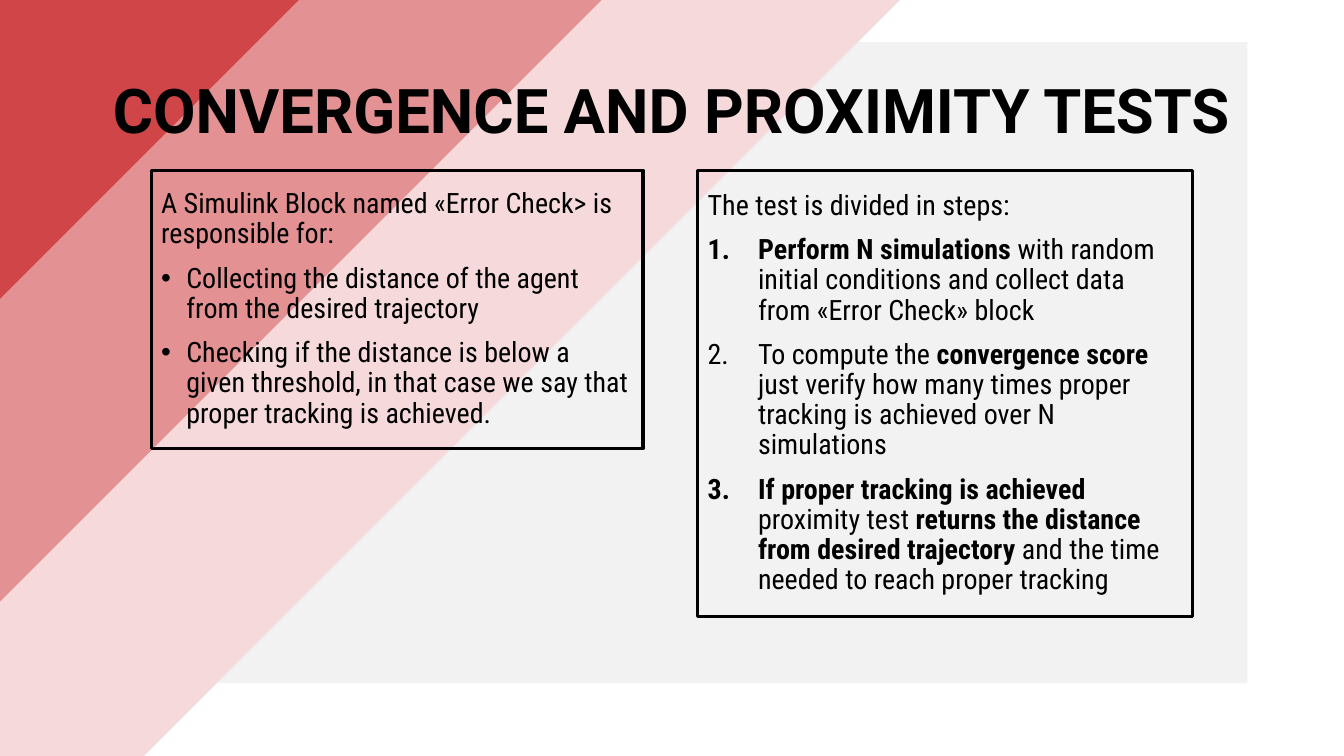
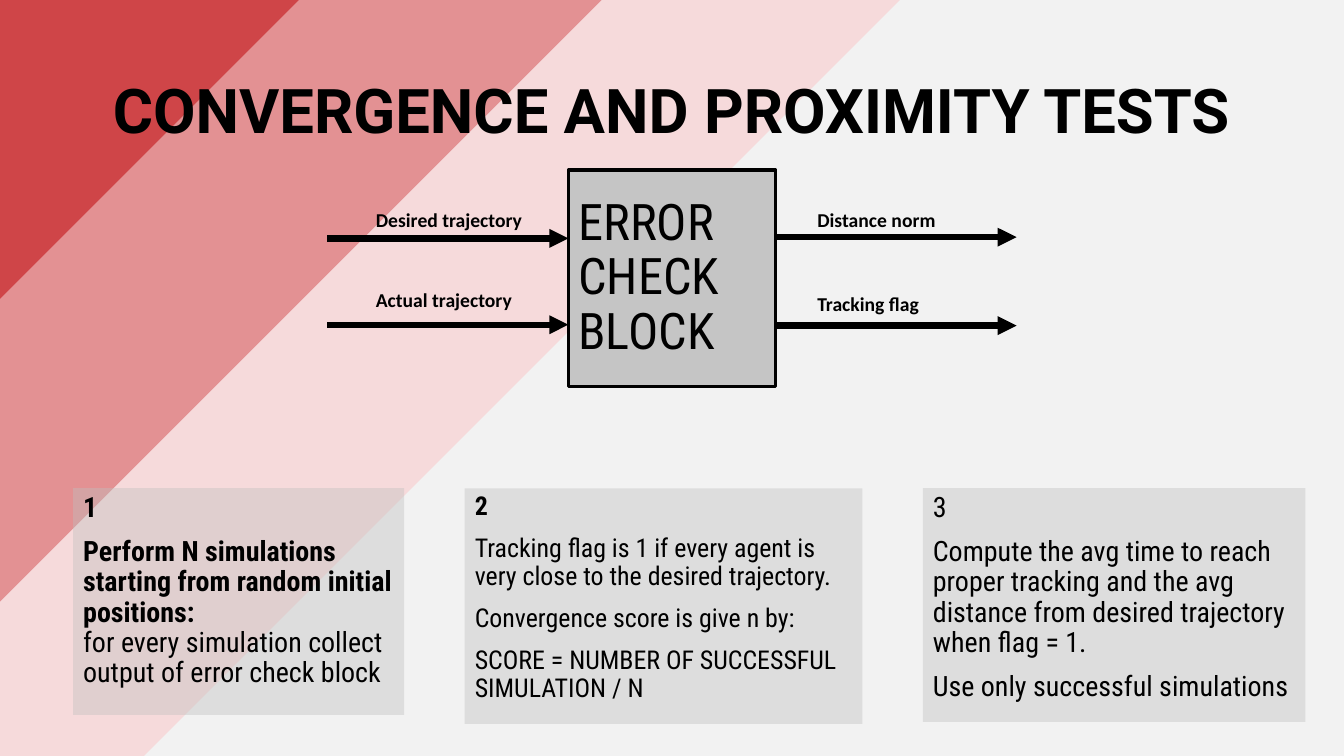
Before and after one commit to PippoGot/R-C2, a slide deck: slide 12 of documentation/presentation.pptx (slide 11 before the commit). Drawn at 1344x756 pixels with LibreOffice and Linux fonts; fonts in the diff are those of the drawing. Boxes give left, top, right and bottom in pixels: in the first picture for what was removed or moved away, otherwise in the second. Text is boxed around its words. In the diff, an @@ line names an element or a change of style, - is before the commit and + after.

Commit message:
new style !!!

```diff
--- a/documentation/presentation.pptx
+++ b/documentation/presentation.pptx
@@ rectangle resized from (x1=97, y1=42, x2=1248, y2=684) to (x1=97, y1=0, x2=1344, y2=756) @@
@@ rectangle "ERROR CHECK BLOCK" resized from (x1=151, y1=170, x2=643, y2=449) to (x1=569, y1=170, x2=776, y2=387) @@
@@ rectangle "ERROR CHECK BLOCK" at (x1=569, y1=170, x2=776, y2=387): fill none to #C5C5C5 @@
@@ rectangle removed at (x1=698, y1=170, x2=1193, y2=617) @@
-The test is divided in steps:
-1. Perform N simulations with random initial conditions and collect data from «Error Check» block
-2. To compute the convergence score just verify how many times proper tracking is achieved over N simulations
-3. If proper tracking is achieved proximity test returns the distance from desired trajectory and the time needed to reach proper tracking
@@ text in rectangle at (x1=578, y1=203, x2=719, y2=350): text changed; size 20 to 36 pt @@
-A Simulink Block named «Error Check> is responsible for:
-• Collecting the distance of the agent from the desired trajectory
-• Checking if the distance is below a given threshold, in that case we say that proper tracking is achieved.
+ERROR CHECK BLOCK
@@ group added at (x1=328, y1=211, x2=1016, y2=326): 4 arrows, 4 texts @@
+Desired trajectory
+Actual trajectory
+Distance norm
+Tracking flag
@@ rectangle added at (x1=73, y1=488, x2=404, y2=715), fill #BFBFBF at 40% opacity, 20 pt, text #000000, bold @@
+1
+Perform N simulations starting from random initial positions:
+for every simulation collect output of error check block
@@ rectangle added at (x1=465, y1=488, x2=862, y2=724), fill #BFBFBF at 40% opacity, 18.5 pt, text #000000 @@
+2
+Tracking flag is 1 if every agent is very close to the desired trajectory.
+Convergence score is give n by:
+SCORE = NUMBER OF SUCCESSFUL SIMULATION / N
@@ rectangle added at (x1=923, y1=488, x2=1305, y2=722), fill #BFBFBF at 40% opacity, 20 pt, text #000000 @@
+3
+Compute the avg time to reach proper tracking and the avg distance from desired trajectory when flag = 1.
+Use only successful simulations
```
Also in this commit, not shown: 25 other slides changed, 2 slides added.
